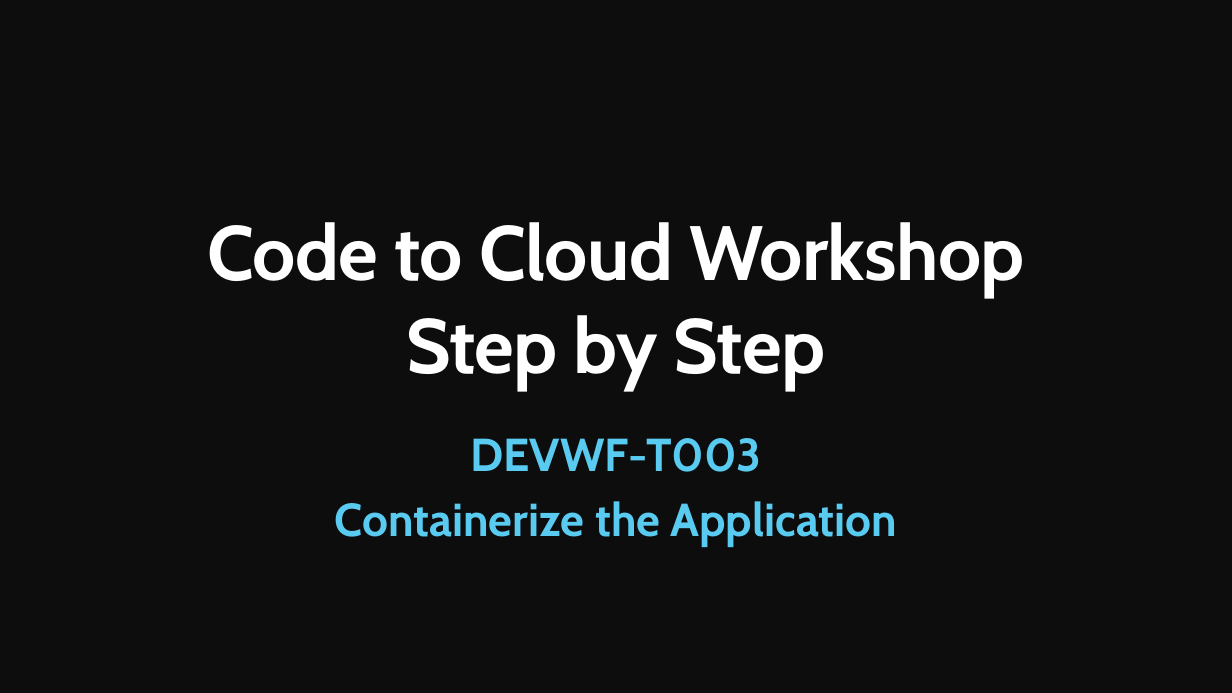
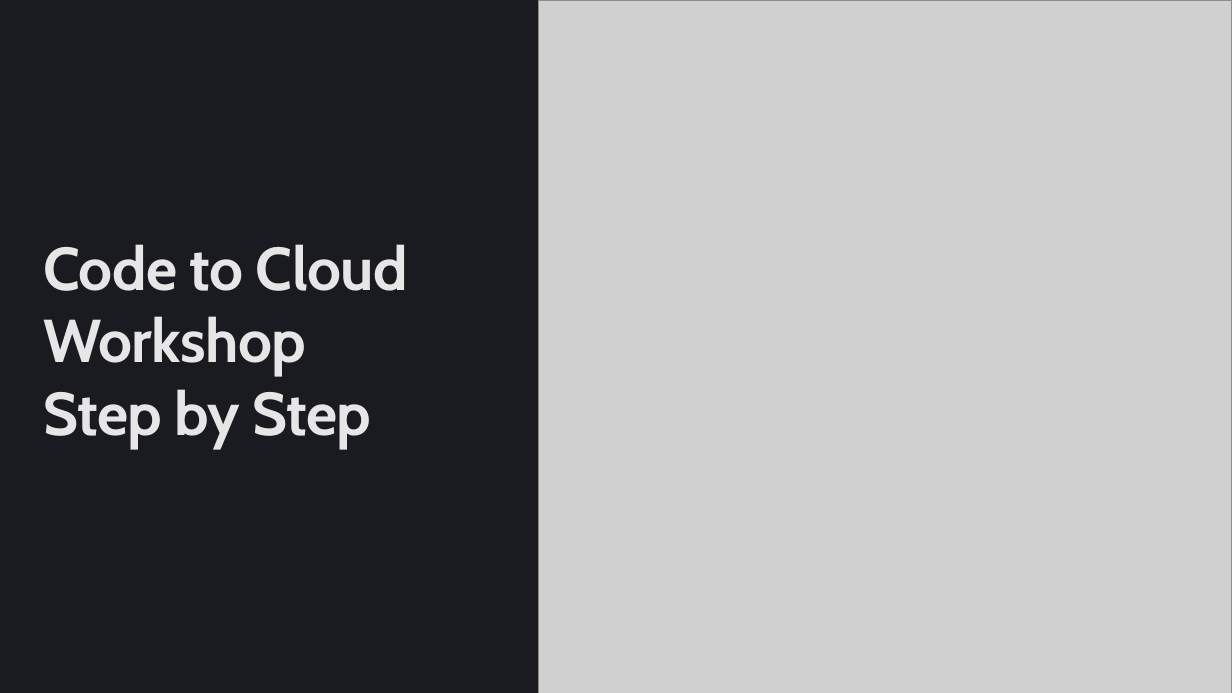
Before and after one commit to XpiritBV/CodeToCloud-Workshop, a slide deck: slide 1 of TrainerMaterials/Presentations/StepByStep-Slides.pptx (slide 4 before the commit). Drawn at 1232x693 pixels with LibreOffice and Linux fonts; fonts in the diff are those of the drawing; grey boxes stand for pictures; background and template pictures are left out. Boxes give left, top, right and bottom in pixels: in the first picture for what was removed or moved away, otherwise in the second. Text is boxed around its words. In the diff, an @@ line names an element or a change of style, - is before the commit and + after.

```diff
--- a/TrainerMaterials/Presentations/StepByStep-Slides.pptx
+++ b/TrainerMaterials/Presentations/StepByStep-Slides.pptx
@@ background picture (left out) to #1A1B20 @@
@@ picture added at (539, 0, 1232, 693) @@
@@ title "Code to Cloud Workshop Step ...": place and size @@
-title "Code to Cloud Workshop Step ..." at (207, 222, 1025, 390)
+title "Code to Cloud Workshop Step ..." at (43, 244, 408, 448)
@@ title "Code to Cloud Workshop Step ..." at (43, 244, 408, 448): size 60 to 47 pt, text colour #FFFFFF to #E6E6E6; alignment centre to left; vertical alignment top to middle @@
@@ subtitle removed at (334, 438, 898, 546) @@
-DEVWF-T003
-Containerize the Application
```
Also in this commit, not shown: 8 other slides changed, 6 slides added, 5 slides removed, 21 other files.
